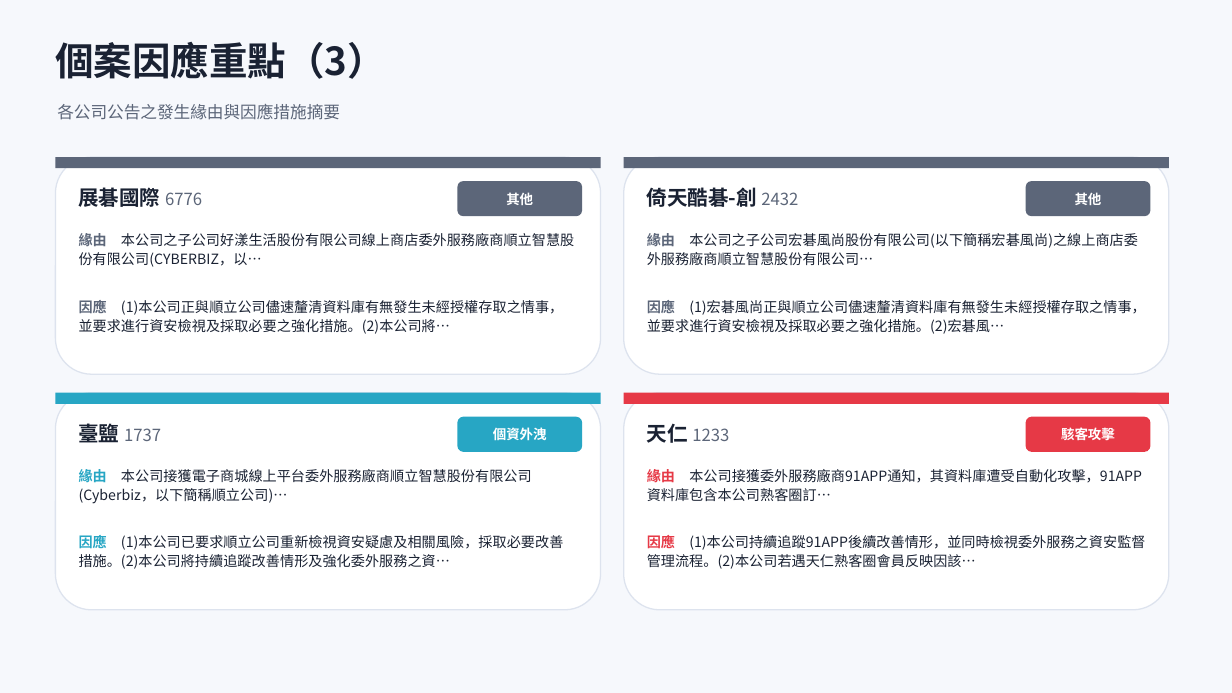
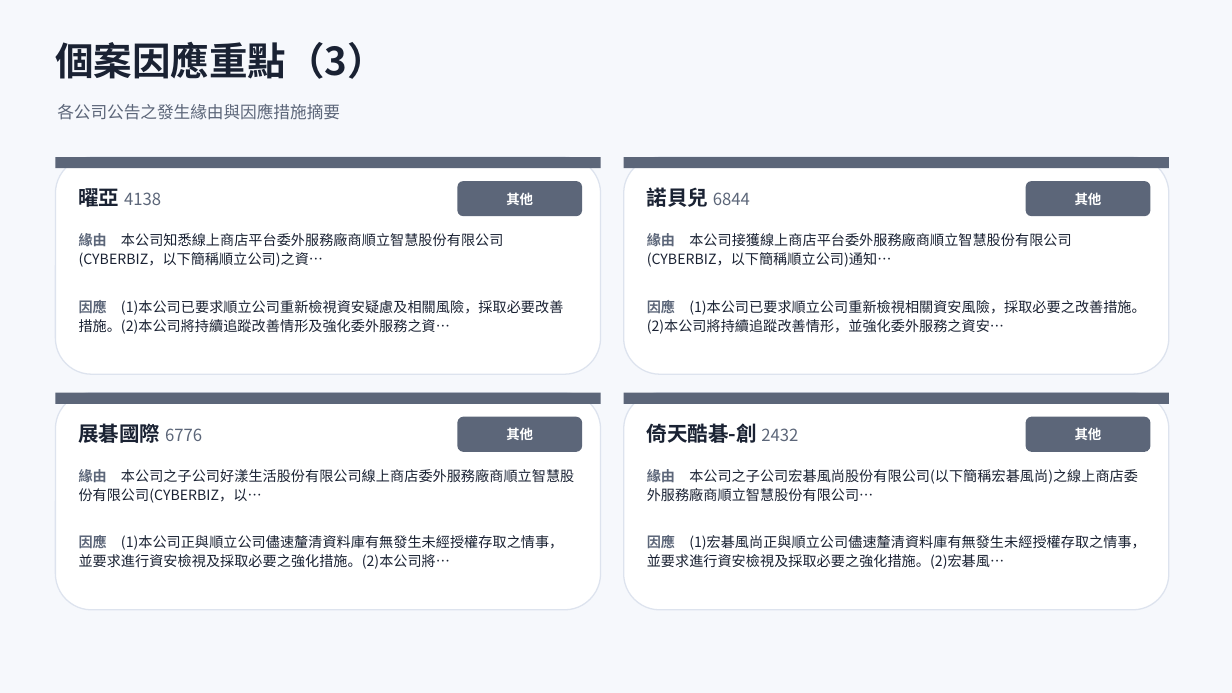
Before and after one commit to Johnnylin77/mops-isec-monitor, a slide deck: slide 8 of 資安事件因應分析.pptx. Drawn at 1232x693 pixels with LibreOffice and Linux fonts; fonts in the diff are those of the drawing. Boxes give left, top, right and bottom in pixels: in the first picture for what was removed or moved away, otherwise in the second. Text is boxed around its words. In the diff, an @@ line names an element or a change of style, - is before the commit and + after.

```diff
--- a/資安事件因應分析.pptx
+++ b/資安事件因應分析.pptx
@@ text at <box>79,188,161,207</box>: text changed; size 16 to 13 pt; text colour #1A2233 to #5C6679; bold off @@
-展碁國際 6776
+曜亞 4138
@@ text at <box>647,187,750,207</box>: text changed; size 16 to 13 pt; text colour #1A2233 to #5C6679; bold off @@
-倚天酷碁-創 2432
+諾貝兒 6844
@@ text at <box>79,231,503,267</box>: text changed @@
-緣由 本公司之子公司好漾生活股份有限公司線上商店委外服務廠商順立智慧股份有限公司(CYBERBIZ，以…
+緣由 本公司知悉線上商店平台委外服務廠商順立智慧股份有限公司(CYBERBIZ，以下簡稱順立公司)之資…
@@ text at <box>647,231,1071,267</box>: text changed @@
-緣由 本公司之子公司宏碁風尚股份有限公司(以下簡稱宏碁風尚)之線上商店委外服務廠商順立智慧股份有限公司…
+緣由 本公司接獲線上商店平台委外服務廠商順立智慧股份有限公司(CYBERBIZ，以下簡稱順立公司)通知…
@@ text at <box>79,298,563,334</box>: text changed @@
-因應 (1)本公司正與順立公司儘速釐清資料庫有無發生未經授權存取之情事，並要求進行資安檢視及採取必要之強化措施。(2)本公司將…
+因應 (1)本公司已要求順立公司重新檢視資安疑慮及相關風險，採取必要改善措施。(2)本公司將持續追蹤改善情形及強化委外服務之資…
@@ text at <box>647,298,1146,334</box>: text changed @@
-因應 (1)宏碁風尚正與順立公司儘速釐清資料庫有無發生未經授權存取之情事，並要求進行資安檢視及採取必要之強化措施。(2)宏碁風…
+因應 (1)本公司已要求順立公司重新檢視相關資安風險，採取必要之改善措施。(2)本公司將持續追蹤改善情形，並強化委外服務之資安…
@@ rectangle at <box>55,393,601,404</box>: fill #27A6C4 to #5C6679 @@
@@ rounded rectangle at <box>457,417,582,452</box>: fill #27A6C4 to #5C6679 @@
@@ rectangle at <box>624,393,1169,404</box>: fill #E63946 to #5C6679 @@
@@ rounded rectangle at <box>1026,417,1151,452</box>: fill #E63946 to #5C6679 @@
@@ text at <box>79,421,202,447</box>: text changed; size 13 to 16 pt; text colour #5C6679 to #1A2233; bold on @@
-臺鹽 1737
+展碁國際 6776
@@ text at <box>506,427,533,440</box>: text changed @@
-個資外洩
+其他
@@ text at <box>647,423,798,443</box>: text changed; size 13 to 16 pt; text colour #5C6679 to #1A2233; bold on @@
-天仁 1233
+倚天酷碁-創 2432
@@ text at <box>1075,427,1102,440</box>: text changed @@
-駭客攻擊
+其他
@@ text at <box>79,467,574,503</box>: text changed @@
-緣由 本公司接獲電子商城線上平台委外服務廠商順立智慧股份有限公司(Cyberbiz，以下簡稱順立公司)…
+緣由 本公司之子公司好漾生活股份有限公司線上商店委外服務廠商順立智慧股份有限公司(CYBERBIZ，以…
@@ text at <box>647,467,1138,501</box>: text changed @@
-緣由 本公司接獲委外服務廠商91APP通知，其資料庫遭受自動化攻擊，91APP資料庫包含本公司熟客圈訂…
+緣由 本公司之子公司宏碁風尚股份有限公司(以下簡稱宏碁風尚)之線上商店委外服務廠商順立智慧股份有限公司…
@@ text at <box>79,533,563,569</box>: text changed @@
-因應 (1)本公司已要求順立公司重新檢視資安疑慮及相關風險，採取必要改善措施。(2)本公司將持續追蹤改善情形及強化委外服務之資…
+因應 (1)本公司正與順立公司儘速釐清資料庫有無發生未經授權存取之情事，並要求進行資安檢視及採取必要之強化措施。(2)本公司將…
@@ text at <box>647,533,1146,569</box>: text changed @@
-因應 (1)本公司持續追蹤91APP後續改善情形，並同時檢視委外服務之資安監督管理流程。(2)本公司若遇天仁熟客圈會員反映因該…
+因應 (1)宏碁風尚正與順立公司儘速釐清資料庫有無發生未經授權存取之情事，並要求進行資安檢視及採取必要之強化措施。(2)宏碁風…
```
Also in this commit, not shown: 11 other slides changed, 2 other files.
